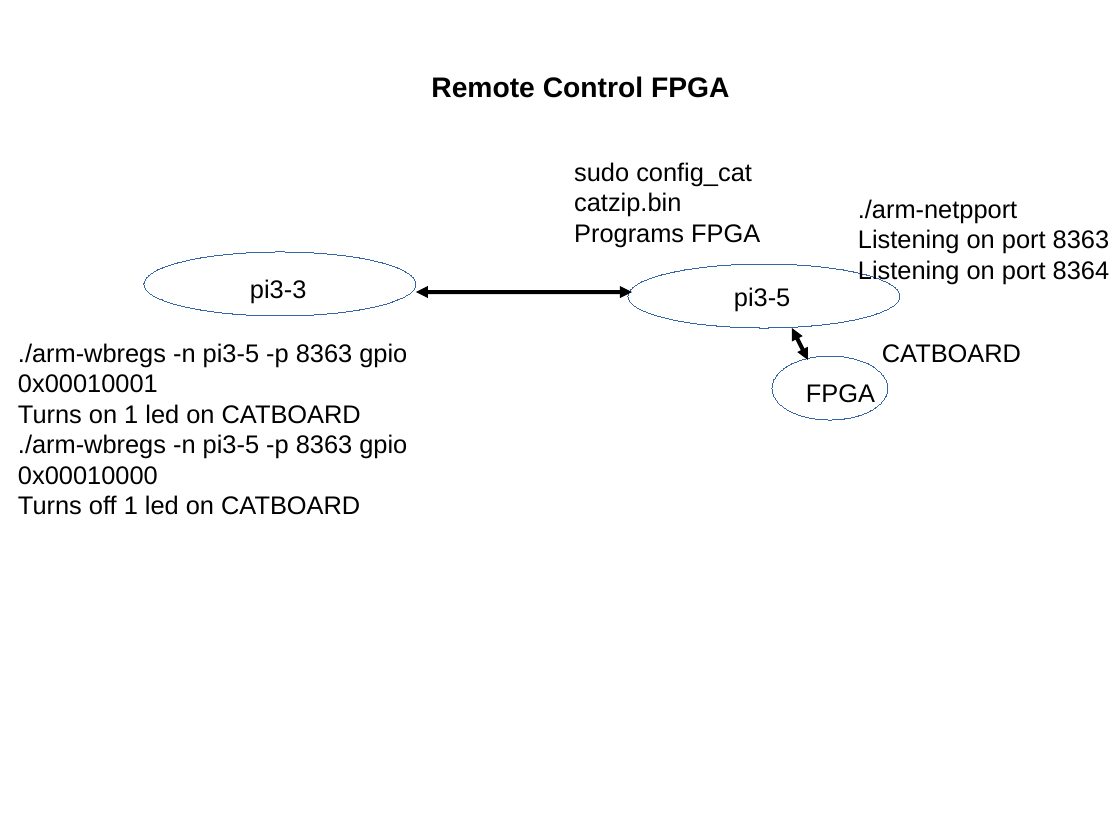
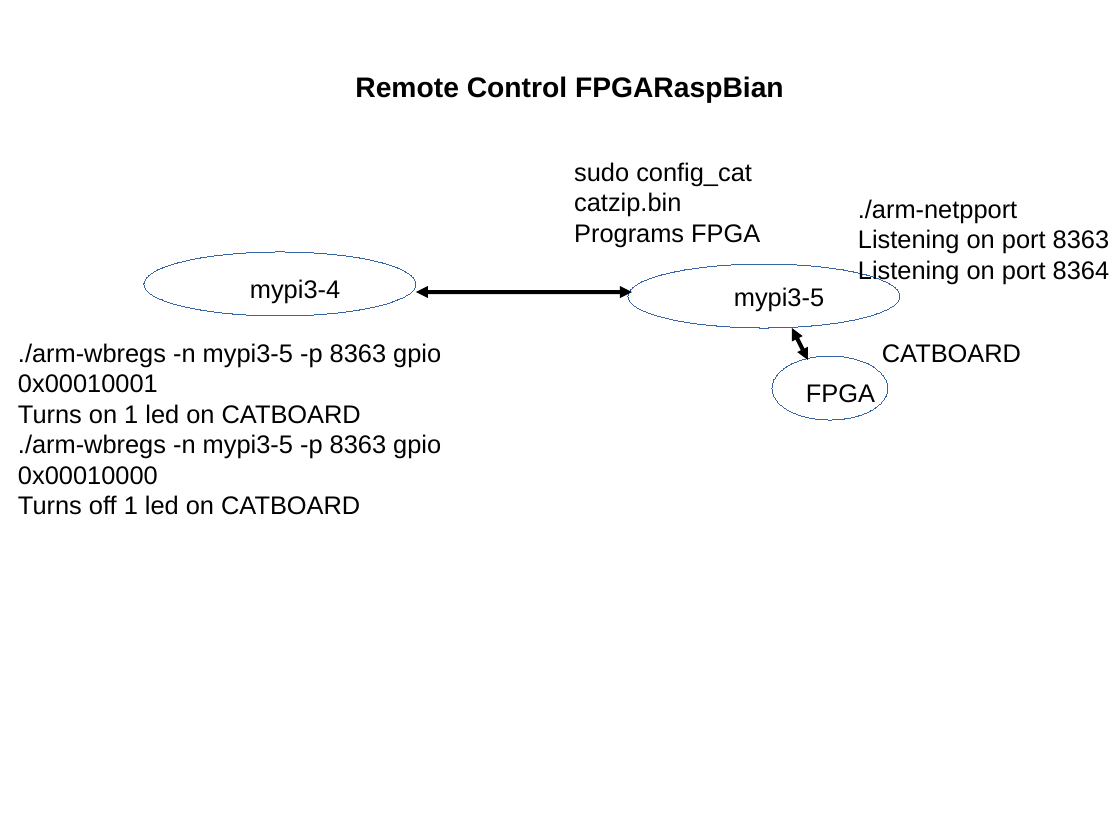
Before and after one commit to develone/07118catzip, a slide deck: slide 1 of doc/remotecontrol.odp. Drawn at 1120x840 pixels with LibreOffice and Linux fonts; fonts in the diff are those of the drawing. Boxes give left, top, right and bottom in pixels: in the first picture for what was removed or moved away, otherwise in the second. Text is boxed around its words. In the diff, an @@ line names an element or a change of style, - is before the commit and + after.

```diff
--- a/doc/remotecontrol.odp
+++ b/doc/remotecontrol.odp
@@ text at <box>355,76,784,103</box>: text changed @@
-Remote Control FPGA
+Remote Control FPGARaspBian
@@ text at <box>250,279,340,303</box>: text changed @@
-pi3-3
+mypi3-4
@@ text at <box>734,287,824,311</box>: text changed @@
-pi3-5
+mypi3-5
@@ text at <box>18,343,441,393</box>: text changed @@
-./arm-wbregs -n pi3-5 -p 8363 gpio 0x00010001
+./arm-wbregs -n mypi3-5 -p 8363 gpio 0x00010001
@@ text at <box>18,434,441,485</box>: text changed @@
-./arm-wbregs -n pi3-5 -p 8363 gpio 0x00010000
+./arm-wbregs -n mypi3-5 -p 8363 gpio 0x00010000
```
Also in this commit, not shown: 1 slide added, 2 other files.
